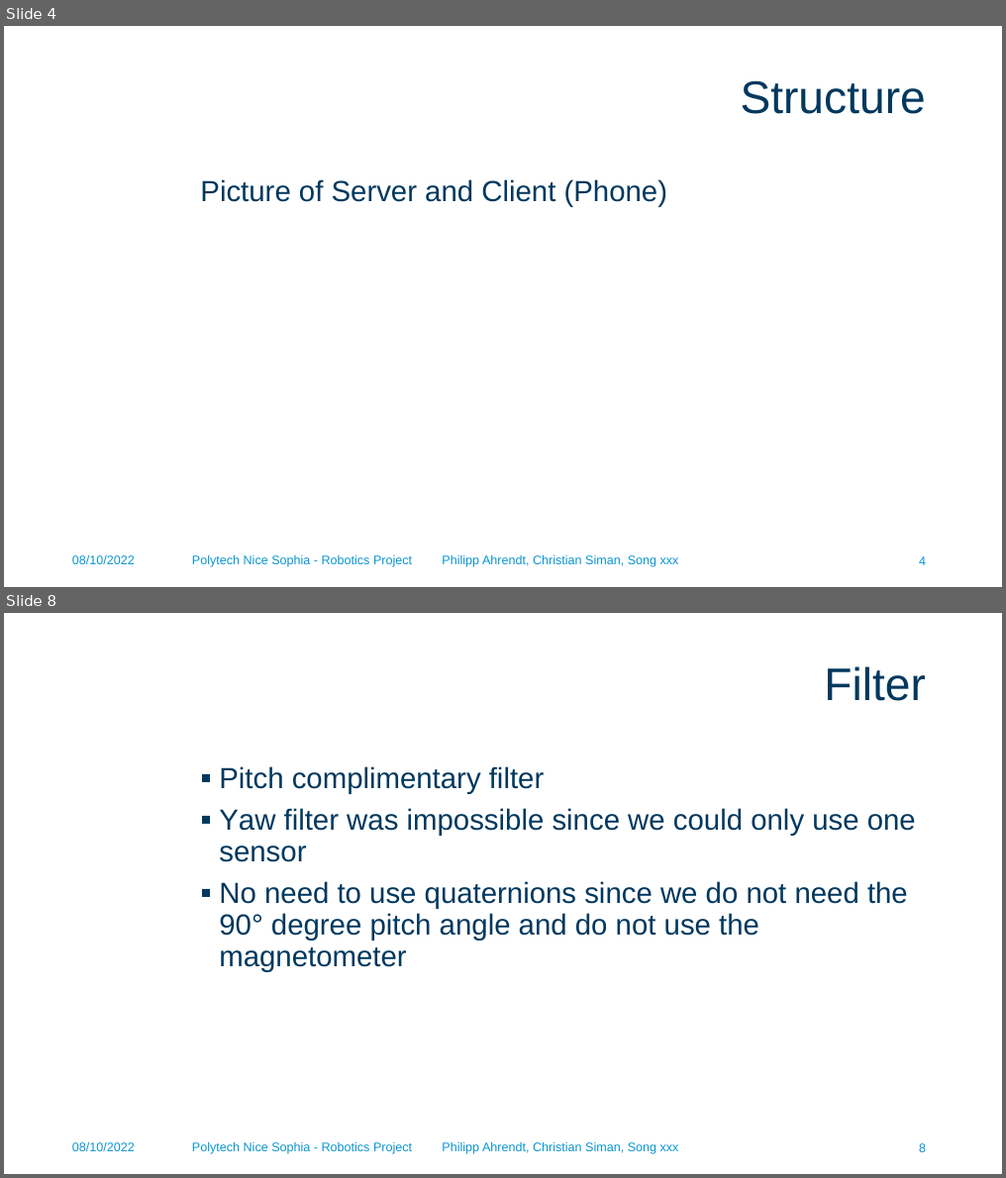
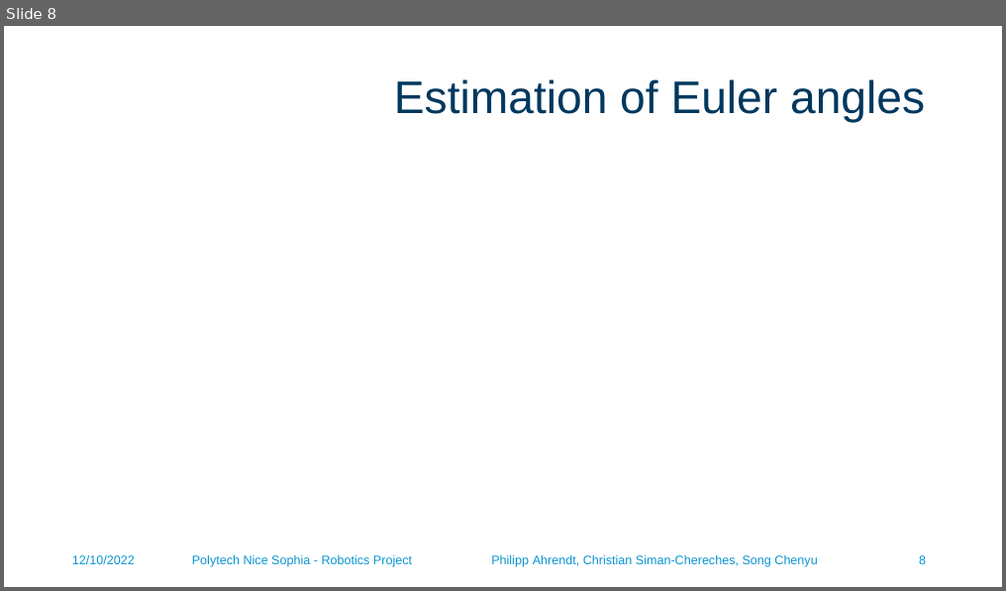
Before and after one commit to phiahr/accel_mouse, a slide deck: Robotics project.pptx. Shown one above the other, each under a label of ours: slides 4 and 8 before the commit, slide 8 after it; the slides between them are not shown. The pictures are 1006x1178 and 1006x591 pixels, drawn with LibreOffice and Linux fonts; fonts in the diff are those of the drawing; grey boxes stand for pictures; background and template pictures are left out. Boxes give left, top, right and bottom in pixels: in the first picture for what was removed or moved away, otherwise in the second. Text is boxed around its words. In the diff, an @@ line names an element or a change of style, - is before the commit and + after.

```diff
--- a/Robotics project.pptx
+++ b/Robotics project.pptx
@@ slide 8 removed at (4, 613, 1002, 1174), background #FFFFFF @@
@@ title removed at (824, 666, 926, 701) @@
-Filter
@@ text removed at (219, 766, 916, 972) @@
-▪ Pitch complimentary filter
-▪ Yaw filter was impossible since we could only use one sensor
-▪ No need to use quaternions since we do not need the 90° degree pitch angle and do not use the magnetometer
@@ text removed at (72, 1143, 135, 1152) @@
-08/10/2022
@@ text removed at (192, 1143, 679, 1155) @@
-Polytech Nice Sophia - Robotics Project Philipp Ahrendt, Christian Siman, Song xxx
@@ page number removed at (919, 1144, 926, 1153) @@
-8
@@ what was slide 4 is now slide 8 @@
@@ slide 8 changed as well @@
@@ title at (394, 79, 925, 123): text changed @@
-Structure
+Estimation of Euler angles
@@ text removed at (200, 179, 668, 207) @@
-Picture of Server and Client (Phone)
@@ text at (72, 556, 135, 565): text changed @@
-08/10/2022
+12/10/2022
@@ text at (192, 556, 817, 568): text changed @@
-Polytech Nice Sophia - Robotics Project Philipp Ahrendt, Christian Siman, Song xxx
+Polytech Nice Sophia - Robotics Project Philipp Ahrendt, Christian Siman-Chereches, Song Chenyu
@@ page number removed at (919, 557, 926, 566) @@
-4
@@ page number added at (919, 556, 926, 565), 12 pt, text #0A95D2 @@
+8
```
Also in this commit, not shown: 7 other slides changed, 16 slides added, 1 other slide removed, 5 other files.
